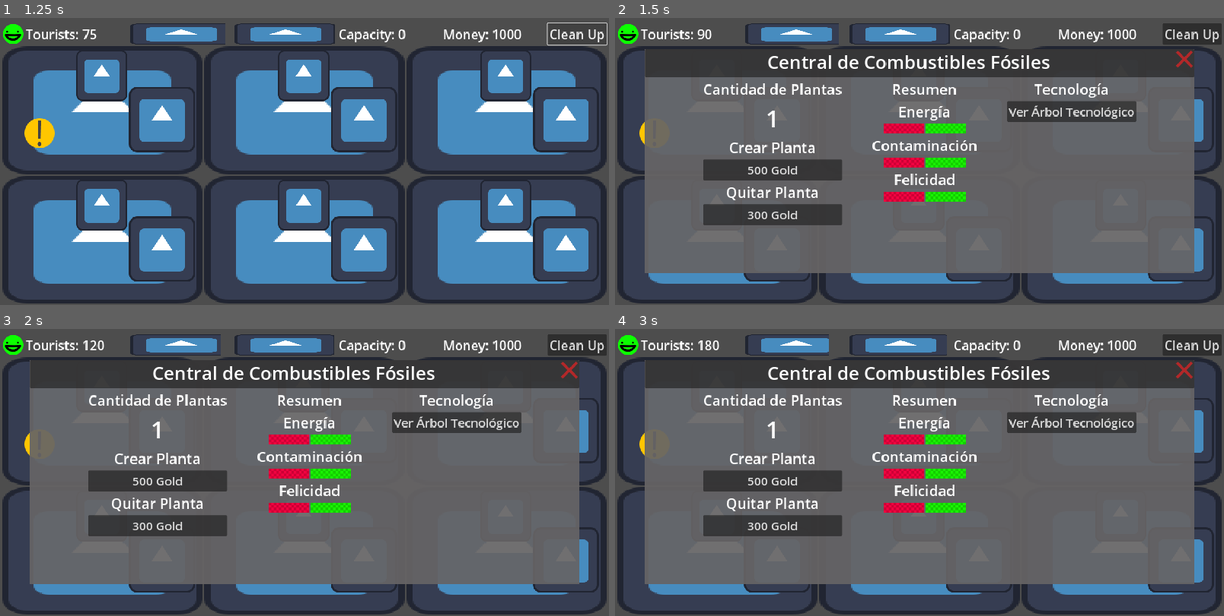
Above: before the commit, frames 1-4 (two rows, left to right).
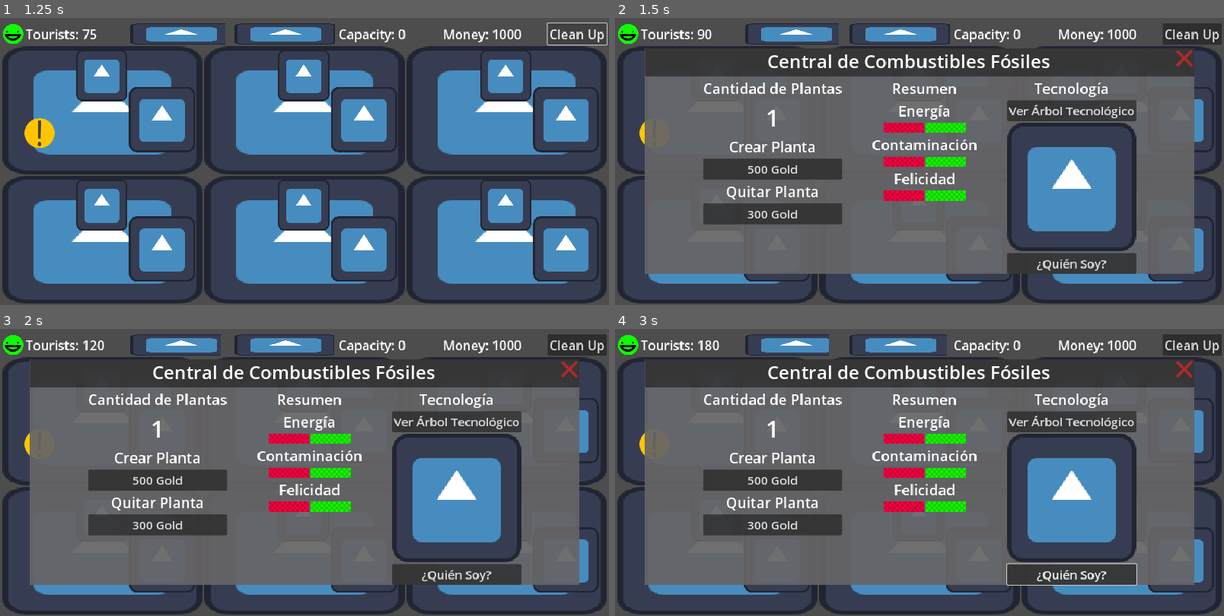
Above: after the commit, the same moments.

Repository: daniel-macias/energy-game
Game: Godot game, scene res://scenes/game.tscn
Same seed, same stepped clock (60 frames per second), same inputs: the game is played once before the commit and once after it. The engine's default icon, where the game draws it, is replaced by a stand-in: a white triangle on a blue panel in a dark square.
Inputs (mouse positions are in pixels of both pictures, inside the frame that each line leads up to):
- Up to frame 1 (1.25 s): click "Clean Up" at 0.5 s
- Up to frame 2 (1.5 s): click (718, 75) at 1.27 s
- Up to frame 3 (2 s): no input
- Up to frame 4 (3 s): click (1071, 575) at 2 s, where only the run after the commit has a clickable "¿Quién Soy?"; click (657, 443) at 2.75 s

Frame 1 is identical in both runs. In frame 2, 14% of the frame differs, in the area x 4-96%, y 10-90%; in frame 3, 14%; in frame 4, 15%.

Commit message:
adding more ui variables

Diff:
--- a/scenes/game.tscn
+++ b/scenes/game.tscn
@@ -2176,6 +2176,116 @@
 theme_override_font_sizes/font_size = 30
 text = "Ver Árbol Tecnológico"
 
+[node name="AnimalPic" type="TextureRect" parent="PanelContainer/VBoxContainer/Menu/VBoxContainer3"]
+layout_mode = 2
+texture = ExtResource("1_wyxp4")
+expand_mode = 4
+
+[node name="OpenAnimalInfo" type="Button" parent="PanelContainer/VBoxContainer/Menu/VBoxContainer3"]
+layout_mode = 2
+theme_override_font_sizes/font_size = 30
+text = "¿Quién Soy?"
+
+[node name="PanelCover" type="Panel" parent="."]
+visible = false
+layout_mode = 1
+anchors_preset = -1
+anchor_left = -0.0299342
+anchor_top = -0.049581
+anchor_right = 1.02993
+anchor_bottom = 1.04958
+offset_right = 0.00012207
+offset_bottom = -6.10352e-05
+grow_horizontal = 2
+grow_vertical = 2
+metadata/_edit_use_anchors_ = true
+
+[node name="AnimalInfo" type="PanelContainer" parent="."]
+visible = false
+layout_mode = 1
+anchors_preset = 8
+anchor_left = 0.5
+anchor_top = 0.5
+anchor_right = 0.5
+anchor_bottom = 0.5
+offset_left = -599.5
+offset_top = -282.5
+offset_right = 599.5
+offset_bottom = 282.5
+grow_horizontal = 2
+grow_vertical = 2
+
+[node name="VBoxContainer" type="VBoxContainer" parent="AnimalInfo"]
+layout_mode = 2
+
+[node name="Panel" type="Panel" parent="AnimalInfo/VBoxContainer"]
+custom_minimum_size = Vector2(0, 60)
+layout_mode = 2
+theme_override_styles/panel = SubResource("StyleBoxFlat_ithfo")
+
+[node name="TopBar" type="HBoxContainer" parent="AnimalInfo/VBoxContainer/Panel"]
+layout_mode = 1
+anchors_preset = 5
+anchor_left = 0.5
+anchor_right = 0.5
+offset_left = -597.5
+offset_right = 597.5
+offset_bottom = 64.0
+grow_horizontal = 2
+alignment = 1
+
+[node name="Title" type="Label" parent="AnimalInfo/VBoxContainer/Panel/TopBar"]
+layout_mode = 2
+size_flags_horizontal = 3
+theme_override_font_sizes/font_size = 44
+text = "Acerca de este animal"
+horizontal_alignment = 1
+
+[node name="ExitButton" type="TextureButton" parent="AnimalInfo/VBoxContainer/Panel/TopBar"]
+layout_mode = 2
+size_flags_horizontal = 4
+texture_normal = ExtResource("5_chb1t")
+
+[node name="HBoxContainer" type="HBoxContainer" parent="AnimalInfo/VBoxContainer"]
+layout_mode = 2
+size_flags_horizontal = 4
+
+[node name="VBoxContainer" type="VBoxContainer" parent="AnimalInfo/VBoxContainer/HBoxContainer"]
+layout_mode = 2
+size_flags_horizontal = 4
+alignment = 1
+
+[node name="TextureRect" type="TextureRect" parent="AnimalInfo/VBoxContainer/HBoxContainer/VBoxContainer"]
+custom_minimum_size = Vector2(300, 0)
+layout_mode = 2
+texture = ExtResource("1_wyxp4")
+expand_mode = 5
+
+[node name="Name" type="Label" parent="AnimalInfo/VBoxContainer/HBoxContainer/VBoxContainer"]
+layout_mode = 2
+theme_override_font_sizes/font_size = 26
+text = "Nombre: EEEEEEEE"
+
+[node name="Species" type="Label" parent="AnimalInfo/VBoxContainer/HBoxContainer/VBoxContainer"]
+layout_mode = 2
+theme_override_font_sizes/font_size = 26
+text = "Lepidochelys olivacea
+"
+
+[node name="Scientific" type="Label" parent="AnimalInfo/VBoxContainer/HBoxContainer/VBoxContainer"]
+layout_mode = 2
+theme_override_font_sizes/font_size = 26
+text = "Lepidochelys olivacea
+"
+
+[node name="InfoText" type="Label" parent="AnimalInfo/VBoxContainer/HBoxContainer"]
+custom_minimum_size = Vector2(650, 0)
+layout_mode = 2
+theme_override_font_sizes/font_size = 28
+text = "Agutí endémica de la isla Roatán en Islas de la Bahía proveniente de la familia in the family Dasyproctidae. Son más pequeñas que los otros tipos de agutíes en Honduras y Centroamérica, los Dasyprocta punctata. Tienen un pelaje color café-anaranjado y dos manchas distintivas, una blanca en la barbilla y otra amarilla en el vientre. Pocos estudios se han realizado sobre su comportamiento pero muestran ser especies tímidas, activas durante el día y la noche y no territoriales. "
+horizontal_alignment = 1
+autowrap_mode = 2
+
 [node name="InfoAboutTech" type="PanelContainer" parent="."]
 visible = false
 layout_mode = 1
@@ -2229,66 +2339,3 @@
 text = "Text text text text text text text text text text text text text text text text text text text text text textText text text text text text text text text text text text text text text text text text text text text text text text text text text text text text text text text text"
 horizontal_alignment = 1
 autowrap_mode = 2
-
-[node name="AnimalInfo" type="PanelContainer" parent="."]
-visible = false
-layout_mode = 1
-anchors_preset = 8
-anchor_left = 0.5
-anchor_top = 0.5
-anchor_right = 0.5
-anchor_bottom = 0.5
-offset_left = -599.5
-offset_top = -282.5
-offset_right = 599.5
-offset_bottom = 282.5
-grow_horizontal = 2
-grow_vertical = 2
-
-[node name="VBoxContainer" type="VBoxContainer" parent="AnimalInfo"]
-layout_mode = 2
-
-[node name="Panel" type="Panel" parent="AnimalInfo/VBoxContainer"]
-custom_minimum_size = Vector2(0, 60)
-layout_mode = 2
-theme_override_styles/panel = SubResource("StyleBoxFlat_ithfo")
-
-[node name="TopBar" type="HBoxContainer" parent="AnimalInfo/VBoxContainer/Panel"]
-layout_mode = 1
-anchors_preset = 5
-anchor_left = 0.5
-anchor_right = 0.5
-offset_left = -597.5
-offset_right = 597.5
-offset_bottom = 64.0
-grow_horizontal = 2
-alignment = 1
-
-[node name="Title" type="Label" parent="AnimalInfo/VBoxContainer/Panel/TopBar"]
-layout_mode = 2
-size_flags_horizontal = 3
-theme_override_font_sizes/font_size = 44
-text = "¿Qué es esto?"
-horizontal_alignment = 1
-
-[node name="ExitButton" type="TextureButton" parent="AnimalInfo/VBoxContainer/Panel/TopBar"]
-layout_mode = 2
-size_flags_horizontal = 4
-texture_normal = ExtResource("5_chb1t")
-
-[node name="HBoxContainer" type="HBoxContainer" parent="AnimalInfo/VBoxContainer"]
-layout_mode = 2
-size_flags_horizontal = 4
-
-[node name="TextureRect" type="TextureRect" parent="AnimalInfo/VBoxContainer/HBoxContainer"]
-layout_mode = 2
-texture = ExtResource("1_wyxp4")
-expand_mode = 3
-
-[node name="InfoText" type="Label" parent="AnimalInfo/VBoxContainer/HBoxContainer"]
-custom_minimum_size = Vector2(600, 0)
-layout_mode = 2
-theme_override_font_sizes/font_size = 28
-text = "Agutí endémica de la isla Roatán en Islas de la Bahía proveniente de la familia in the family Dasyproctidae. Son más pequeñas que los otros tipos de agutíes en Honduras y Centroamérica, los Dasyprocta punctata. Tienen un pelaje color café-anaranjado y dos manchas distintivas, una blanca en la barbilla y otra amarilla en el vientre. Pocos estudios se han realizado sobre su comportamiento pero muestran ser especies tímidas, activas durante el día y la noche y no territoriales. "
-horizontal_alignment = 1
-autowrap_mode = 2
--- a/scripts/GameManager.gd
+++ b/scripts/GameManager.gd
@@ -67,6 +67,24 @@
 var remove_plant_button: Button = null
 var open_tech_tree_button: Button = null
 
+var panel_cover : Panel = null
+
+var tech_container : PanelContainer = null
+var tech_exit : TextureButton = null
+var tech_title : Label = null
+var tech_info : Label = null
+
+var animal_container : PanelContainer = null
+var exit_animal : TextureButton = null
+var animal_pic : TextureRect = null
+var animal_name : Label = null
+var animal_species : Label = null
+var animal_scientific : Label = null
+var animal_info : Label = null
+
+var energy_panel_animal_pic : TextureRect = null
+var open_animal_info_button : Button = null
+
 @onready var auto_save_timer = Timer.new()
 # Initialize the game logic and nodes only when the game scene is active
 func initialize_game_logic():
@@ -106,7 +124,24 @@
 	remove_plant_button = get_node("/root/Control/PanelContainer/VBoxContainer/Menu/VBoxContainer/DeletePlant")
 	open_tech_tree_button = get_node("/root/Control/PanelContainer/VBoxContainer/Menu/VBoxContainer3/OpenTechTree")
 
-
+	panel_cover = get_node("/root/Control/PanelCover")
+	#Tech Info Nodes
+	tech_container = get_node("/root/Control/InfoAboutTech")
+	tech_exit = get_node("/root/Control/InfoAboutTech/VBoxContainer/Panel/TopBar/ExitButton")
+	tech_title = get_node("/root/Control/InfoAboutTech/VBoxContainer/Panel/TopBar/Title")
+	tech_info = get_node("/root/Control/InfoAboutTech/VBoxContainer/InfoText")
+
+	#Animal Info Nodes
+	animal_container = get_node("/root/Control/AnimalInfo")
+	exit_animal = get_node("/root/Control/AnimalInfo/VBoxContainer/Panel/TopBar/ExitButton")
+	animal_pic = get_node("/root/Control/AnimalInfo/VBoxContainer/HBoxContainer/VBoxContainer/TextureRect")
+	animal_name = get_node("/root/Control/AnimalInfo/VBoxContainer/HBoxContainer/VBoxContainer/Name")
+	animal_species = get_node("/root/Control/AnimalInfo/VBoxContainer/HBoxContainer/VBoxContainer/Species")
+	animal_scientific = get_node("/root/Control/AnimalInfo/VBoxContainer/HBoxContainer/VBoxContainer/Scientific")
+	animal_info = get_node("/root/Control/AnimalInfo/VBoxContainer/HBoxContainer/InfoText")
+
+	energy_panel_animal_pic = get_node("/root/Control/PanelContainer/VBoxContainer/Menu/VBoxContainer3/AnimalPic")
+	open_animal_info_button = get_node("/root/Control/PanelContainer/VBoxContainer/Menu/VBoxContainer3/OpenAnimalInfo")
 	# Set the process function to true to start updating every frame
 	set_process(true)
 
--- a/scripts/Room.gd
+++ b/scripts/Room.gd
@@ -18,6 +18,12 @@
 @export var wattageIndex = 1.0;
 
 @export var costIndex = 1.0; #maybe
+
+#animal info
+@export var animal_name = "A"
+@export var animal_species = "B"
+@export var animal_scientific = "C"
+@export var animal_info = "D"
 
 # Node references
 @onready var notification_button = $Notification
